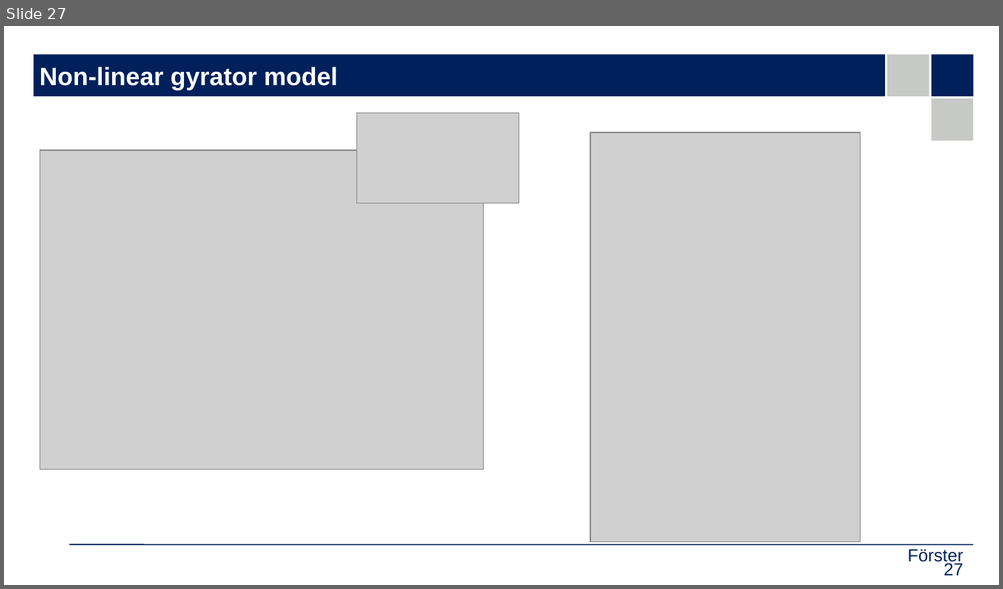
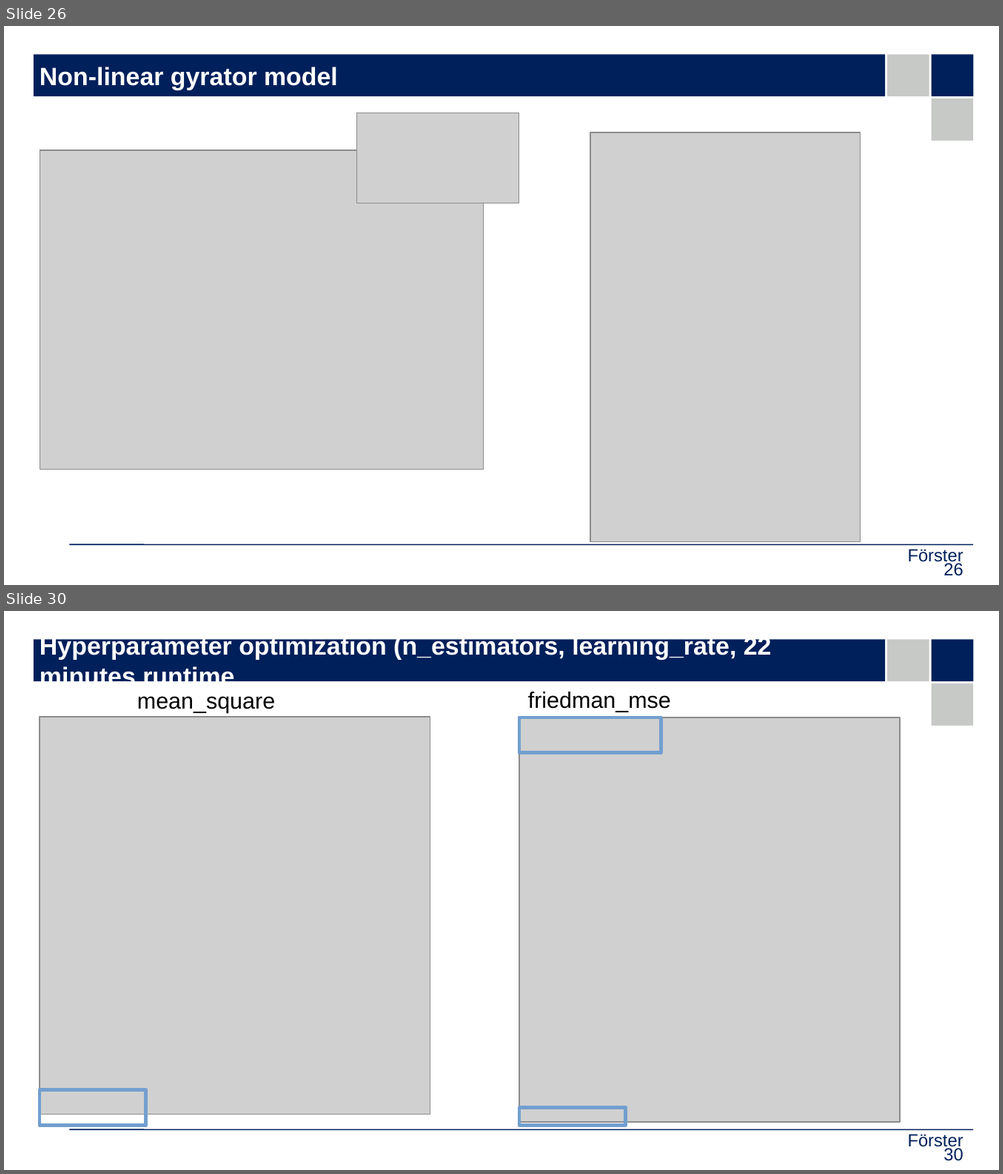
Before and after one commit to upb-lea/hardcore-magnet-challenge, a slide deck: docs/doku_nf.odp. Shown one above the other, each under a label of ours: slide 27 before the commit, slides 26 and 30 after it; the slides between them are not shown. The pictures are 1003x589 and 1003x1174 pixels, drawn with LibreOffice and Linux fonts; fonts in the diff are those of the drawing; grey boxes stand for pictures; background and template pictures are left out. Boxes give left, top, right and bottom in pixels: in the first picture for what was removed or moved away, otherwise in the second. Text is boxed around its words. In the diff, an @@ line names an element or a change of style, - is before the commit and + after.

```diff
--- a/docs/doku_nf.odp
+++ b/docs/doku_nf.odp
@@ slide 30 added at bbox=[4, 611, 999, 1170], background #FFFFFF; not listed: 5 template elements that a slide beside it also shows @@
@@ title added at bbox=[40, 635, 771, 681], 20 pt, text #FFFFFF, bold @@
+Hyperparameter optimization (n_estimators, learning_rate, 22 minutes runtime
@@ text added at bbox=[137, 696, 275, 713], 18 pt, text #000000 @@
+mean_square
@@ text added at bbox=[528, 692, 671, 712], 18 pt, text #000000 @@
+friedman_mse
@@ picture added at bbox=[40, 717, 430, 1115] @@
@@ picture added at bbox=[519, 718, 900, 1123] @@
@@ rectangle added at bbox=[519, 718, 661, 752], outline #729FCF 2.83 pt @@
@@ rectangle added at bbox=[40, 1091, 145, 1125], outline #729FCF 2.83 pt @@
@@ rectangle added at bbox=[519, 1108, 626, 1126], outline #729FCF 2.83 pt @@
@@ text added at bbox=[908, 1134, 963, 1151], 14 pt, text #00205B @@
+Förster
@@ page number added at bbox=[943, 1147, 962, 1162], 14 pt, text #00205B @@
+30
@@ what was slide 27 is now slide 26 @@
@@ page number at bbox=[943, 562, 962, 577]: text changed @@
-27
+26
```
Also in this commit, not shown: 5 other slides added, 1 slide removed, 1 other file.
